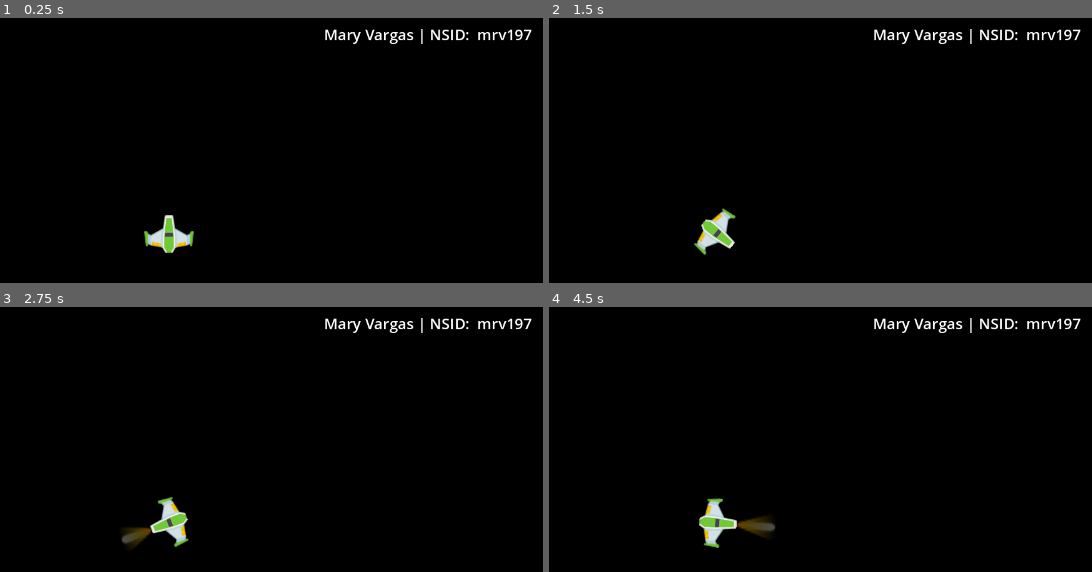
Above: before the commit, frames 1-4 (two rows, left to right).
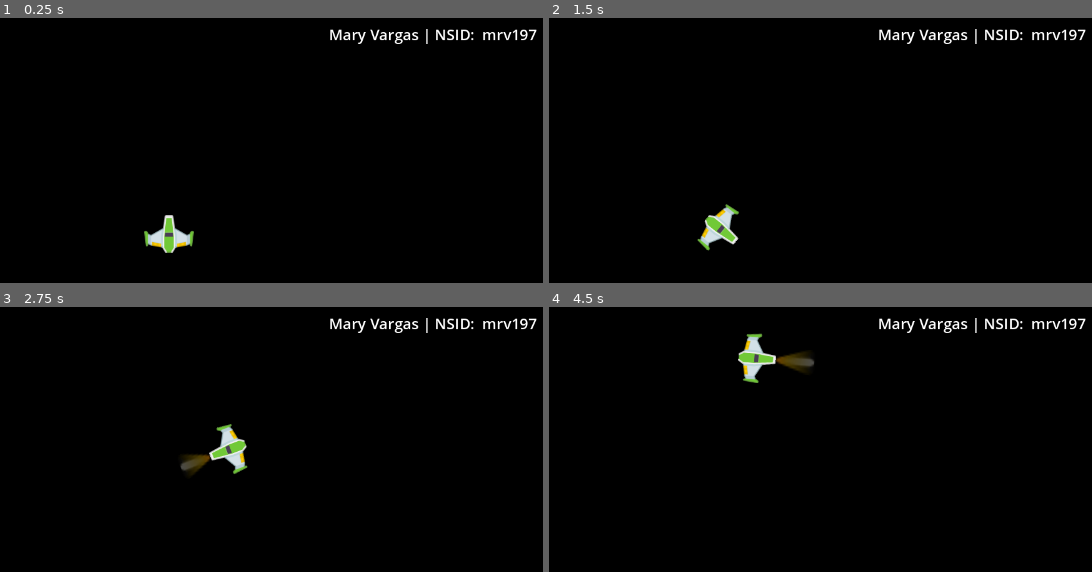
Above: after the commit, the same moments.

Repository: maryandrearv/CMPT306-Assignment2
Game: Godot game, scene res://RootScene.tscn
Same seed, same stepped clock (60 frames per second), same inputs: the game is played once before the commit and once after it.
Inputs:
- Up to frame 1 (0.25 s): no input
- Up to frame 2 (1.5 s): tap Enter at 0.5 s; hold Right (ui_right) 0.53-1.28 s; hold Down (ui_down) from 1.28 s (still down)
- Up to frame 3 (2.75 s): release Down (ui_down) at 2.03 s; hold Right (ui_right) from 2.03 s (still down)
- Up to frame 4 (4.5 s): release Right (ui_right) at 2.78 s; hold Up (ui_up) 2.78-3.53 s; hold Left (ui_left) from 3.53 s (still down)

The runs differ from the first frame. In frame 1, 1.0% of the frame differs, in the area x 59-99%, y 4-10%; in frame 2, 1.7%; in frame 3, 2.9%; in frame 4, 3.0%, in the area x 27-99%, y 4-91%.

Commit message:
Step 5, Updated player movement.

Diff:
--- a/RootScene.tscn
+++ b/RootScene.tscn
@@ -5,6 +5,81 @@
 
 [sub_resource type="LabelSettings" id="LabelSettings_vmvvx"]
 font_size = 24
+
+[sub_resource type="Animation" id="Animation_glo2w"]
+length = 0.001
+tracks/0/type = "value"
+tracks/0/imported = false
+tracks/0/enabled = true
+tracks/0/path = NodePath("LeftThruster:visible")
+tracks/0/interp = 1
+tracks/0/loop_wrap = true
+tracks/0/keys = {
+"times": PackedFloat32Array(0),
+"transitions": PackedFloat32Array(1),
+"update": 1,
+"values": [true]
+}
+tracks/1/type = "value"
+tracks/1/imported = false
+tracks/1/enabled = true
+tracks/1/path = NodePath("LeftThruster:position")
+tracks/1/interp = 1
+tracks/1/loop_wrap = true
+tracks/1/keys = {
+"times": PackedFloat32Array(0),
+"transitions": PackedFloat32Array(1),
+"update": 0,
+"values": [Vector2(-5.48363e-06, -48)]
+}
+tracks/2/type = "value"
+tracks/2/imported = false
+tracks/2/enabled = true
+tracks/2/path = NodePath("LeftThruster:scale")
+tracks/2/interp = 1
+tracks/2/loop_wrap = true
+tracks/2/keys = {
+"times": PackedFloat32Array(0),
+"transitions": PackedFloat32Array(1),
+"update": 0,
+"values": [Vector2(2.53571, 1.22177)]
+}
+tracks/3/type = "value"
+tracks/3/imported = false
+tracks/3/enabled = true
+tracks/3/path = NodePath("RightThruster:visible")
+tracks/3/interp = 1
+tracks/3/loop_wrap = true
+tracks/3/keys = {
+"times": PackedFloat32Array(0),
+"transitions": PackedFloat32Array(1),
+"update": 1,
+"values": [true]
+}
+tracks/4/type = "value"
+tracks/4/imported = false
+tracks/4/enabled = true
+tracks/4/path = NodePath("RightThruster:position")
+tracks/4/interp = 1
+tracks/4/loop_wrap = true
+tracks/4/keys = {
+"times": PackedFloat32Array(0),
+"transitions": PackedFloat32Array(1),
+"update": 0,
+"values": [Vector2(-1.38283e-05, -43.2656)]
+}
+tracks/5/type = "value"
+tracks/5/imported = false
+tracks/5/enabled = true
+tracks/5/path = NodePath("RightThruster:scale")
+tracks/5/interp = 1
+tracks/5/loop_wrap = true
+tracks/5/keys = {
+"times": PackedFloat32Array(0),
+"transitions": PackedFloat32Array(1),
+"update": 0,
+"values": [Vector2(2.91964, 0.821573)]
+}
 
 [sub_resource type="Animation" id="Animation_82eql"]
 resource_name = "rotate_left"
@@ -46,81 +121,6 @@
 "values": [Vector2(2.53571, 0.610887), Vector2(2.91964, 2.15927), Vector2(2.91964, 0.305444)]
 }
 
-[sub_resource type="Animation" id="Animation_glo2w"]
-length = 0.001
-tracks/0/type = "value"
-tracks/0/imported = false
-tracks/0/enabled = true
-tracks/0/path = NodePath("LeftThruster:visible")
-tracks/0/interp = 1
-tracks/0/loop_wrap = true
-tracks/0/keys = {
-"times": PackedFloat32Array(0),
-"transitions": PackedFloat32Array(1),
-"update": 1,
-"values": [true]
-}
-tracks/1/type = "value"
-tracks/1/imported = false
-tracks/1/enabled = true
-tracks/1/path = NodePath("LeftThruster:position")
-tracks/1/interp = 1
-tracks/1/loop_wrap = true
-tracks/1/keys = {
-"times": PackedFloat32Array(0),
-"transitions": PackedFloat32Array(1),
-"update": 0,
-"values": [Vector2(-5.48363e-06, -48)]
-}
-tracks/2/type = "value"
-tracks/2/imported = false
-tracks/2/enabled = true
-tracks/2/path = NodePath("LeftThruster:scale")
-tracks/2/interp = 1
-tracks/2/loop_wrap = true
-tracks/2/keys = {
-"times": PackedFloat32Array(0),
-"transitions": PackedFloat32Array(1),
-"update": 0,
-"values": [Vector2(2.53571, 1.22177)]
-}
-tracks/3/type = "value"
-tracks/3/imported = false
-tracks/3/enabled = true
-tracks/3/path = NodePath("RightThruster:visible")
-tracks/3/interp = 1
-tracks/3/loop_wrap = true
-tracks/3/keys = {
-"times": PackedFloat32Array(0),
-"transitions": PackedFloat32Array(1),
-"update": 1,
-"values": [true]
-}
-tracks/4/type = "value"
-tracks/4/imported = false
-tracks/4/enabled = true
-tracks/4/path = NodePath("RightThruster:position")
-tracks/4/interp = 1
-tracks/4/loop_wrap = true
-tracks/4/keys = {
-"times": PackedFloat32Array(0),
-"transitions": PackedFloat32Array(1),
-"update": 0,
-"values": [Vector2(-1.38283e-05, -43.2656)]
-}
-tracks/5/type = "value"
-tracks/5/imported = false
-tracks/5/enabled = true
-tracks/5/path = NodePath("RightThruster:scale")
-tracks/5/interp = 1
-tracks/5/loop_wrap = true
-tracks/5/keys = {
-"times": PackedFloat32Array(0),
-"transitions": PackedFloat32Array(1),
-"update": 0,
-"values": [Vector2(2.91964, 0.821573)]
-}
-
 [sub_resource type="Animation" id="Animation_lisef"]
 resource_name = "rotate_right"
 length = 3.0
@@ -171,10 +171,14 @@
 [node name="Node2D" type="Node2D"]
 
 [node name="NSID" type="Label" parent="."]
-offset_left = 912.0
+anchors_preset = 1
+anchor_left = 1.0
+anchor_right = 1.0
+offset_left = 920.0
 offset_top = 16.0
-offset_right = 1245.0
+offset_right = 1253.0
 offset_bottom = 50.0
+grow_horizontal = 0
 text = "Mary Vargas | NSID:  mrv197"
 label_settings = SubResource("LabelSettings_vmvvx")
 
--- a/player.gd
+++ b/player.gd
@@ -1,11 +1,15 @@
 extends CharacterBody2D
 
-var rotation_speed = 3.0
+var rotation_speed = 3.0  # How fast the ship rotates
+var movement_speed = 400.0  # How fast the ship moves forward/backward
+var friction = 0.05  # Slow down over time when not thrusting
+
 @onready var left_thruster = $LeftThruster
 @onready var right_thruster = $RightThruster
 @onready var anim = $AnimationPlayer
 
 func _process(delta):
+	# Handle Rotation
 	if Input.is_action_pressed("ui_right"):
 		rotation += rotation_speed * delta
 		anim.play("rotate_right")
@@ -20,3 +24,17 @@
 		anim.stop()
 		left_thruster.visible = false  # Hide both thrusters when not rotating
 		right_thruster.visible = false
+
+	# Handle Forward and Backward Movement
+	if Input.is_action_pressed("ui_up"):
+		var thrust_direction = Vector2(movement_speed, 0).rotated(rotation)  # Move in the direction the ship is facing
+		velocity += thrust_direction * delta  # Apply thrust for forward movement
+	elif Input.is_action_pressed("ui_down"):
+		var backward_direction = Vector2(-movement_speed, 0).rotated(rotation)  # Move in the opposite direction
+		velocity += backward_direction * delta  # Apply thrust for backward movement
+	else:
+		# Apply friction to slow the ship down gradually when no input is pressed
+		velocity = velocity.move_toward(Vector2.ZERO, friction * movement_speed)
+
+	# Apply movement using CharacterBody2D's velocity with move_and_slide
+	move_and_slide()
--- a/project.godot
+++ b/project.godot
@@ -21,6 +21,19 @@
 window/size/viewport_height=720
 window/defaults/default_clear_color=Color(0, 0, 0, 1)
 
+[input]
+
+move_forward={
+"deadzone": 0.5,
+"events": [null, Object(InputEventKey,"resource_local_to_scene":false,"resource_name":"","device":0,"window_id":0,"alt_pressed":false,"shift_pressed":false,"ctrl_pressed":false,"meta_pressed":false,"pressed":false,"keycode":0,"physical_keycode":4194320,"key_label":0,"unicode":0,"location":0,"echo":false,"script":null)
+]
+}
+move_backward={
+"deadzone": 0.5,
+"events": [Object(InputEventKey,"resource_local_to_scene":false,"resource_name":"","device":0,"window_id":0,"alt_pressed":false,"shift_pressed":false,"ctrl_pressed":false,"meta_pressed":false,"pressed":false,"keycode":0,"physical_keycode":4194322,"key_label":0,"unicode":0,"location":0,"echo":false,"script":null)
+]
+}
+
 [rendering]
 
 renderer/rendering_method="gl_compatibility"
